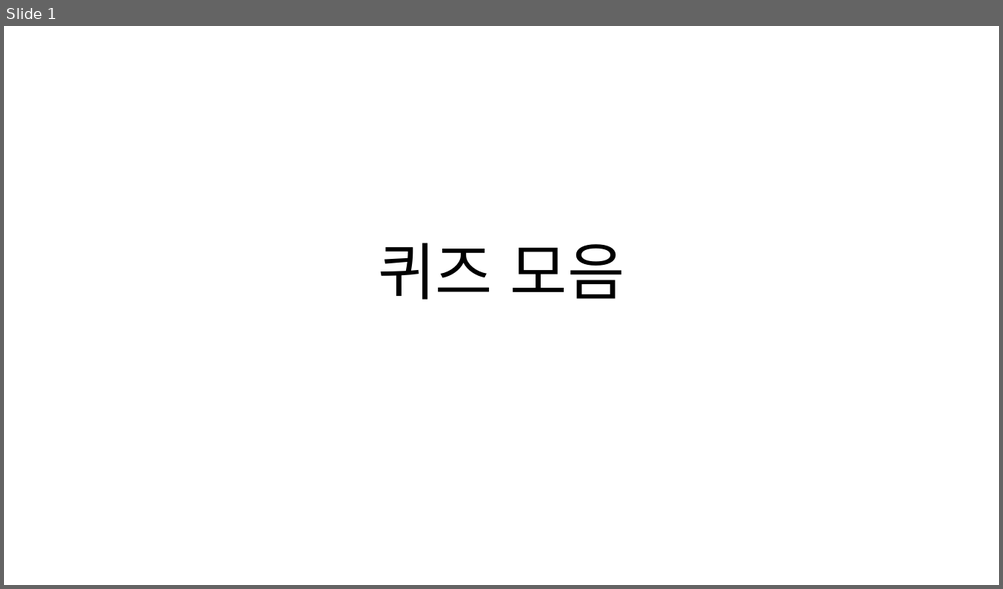
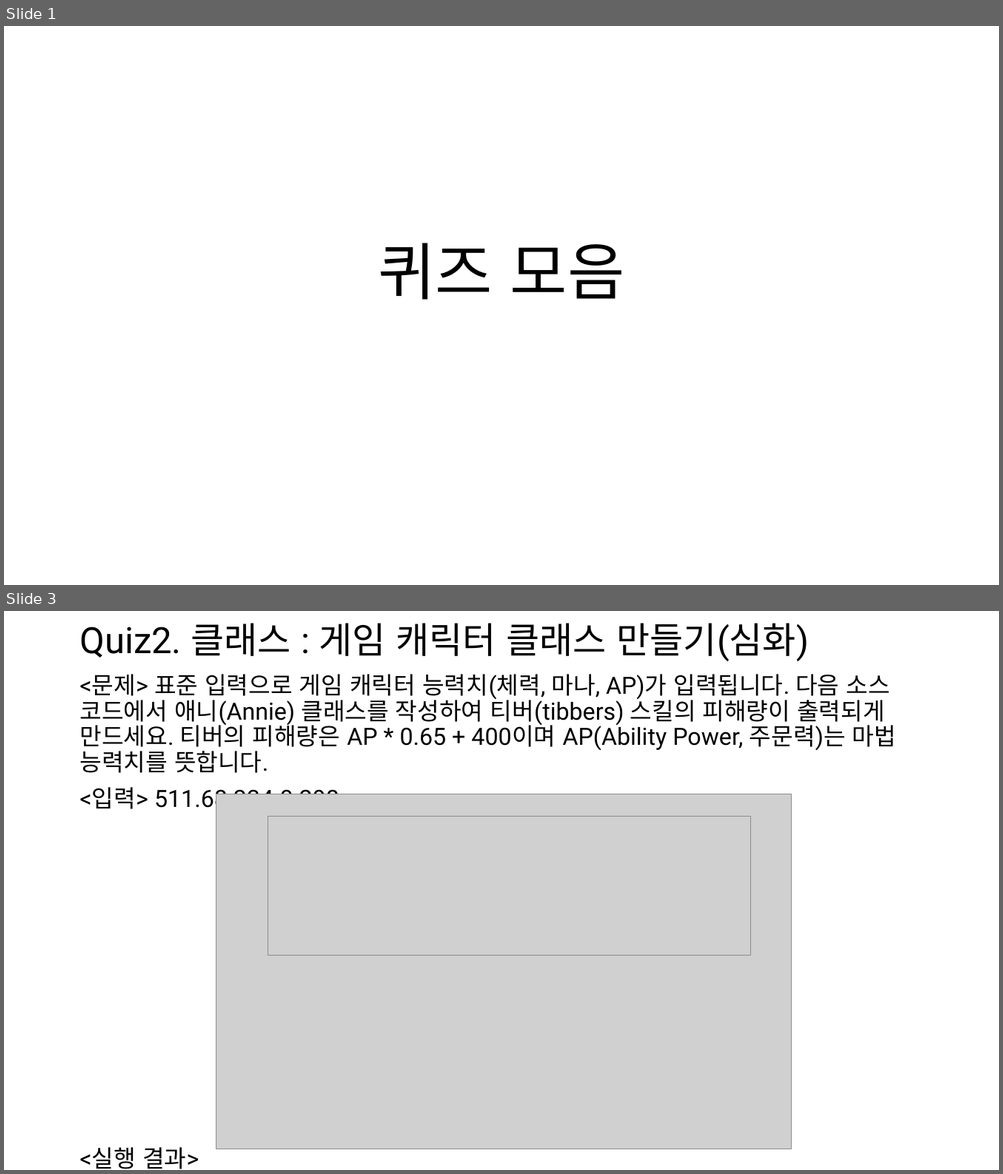
Before and after one commit to HongB1/2022-KHU-Bioinformatics-lab, a slide deck: Quiz.pptx. Shown one above the other, each under a label of ours: slide 1 before the commit, slides 1 and 3 after it; the slides between them are not shown. The pictures are 1003x589 and 1003x1174 pixels, drawn with LibreOffice and Linux fonts; fonts in the diff are those of the drawing; grey boxes stand for pictures. Boxes give left, top, right and bottom in pixels: in the first picture for what was removed or moved away, otherwise in the second. Text is boxed around its words. In the diff, an @@ line names an element or a change of style, - is before the commit and + after.

```diff
--- a/Quiz.pptx
+++ b/Quiz.pptx
@@ slide 3 added at <box>4,611,999,1170</box>, background #FFFFFF @@
@@ title added at <box>79,623,808,661</box>, 35 pt, text #000000 @@
+Quiz2. 클래스 : 게임 캐릭터 클래스 만들기(심화)
@@ text added at <box>79,674,896,1170</box>, 23 pt, text #000000 @@
+<문제> 표준 입력으로 게임 캐릭터 능력치(체력, 마나, AP)가 입력됩니다. 다음 소스 코드에서 애니(Annie) 클래스를 작성하여 티버(tibbers) 스킬의 피해량이 출력되게 만드세요. 티버의 피해량은 AP * 0.65 + 400이며 AP(Ability Power, 주문력)는 마법 능력치를 뜻합니다.
+<입력> 511.68 334.0 298
+<실행 결과>
@@ picture added at <box>216,794,791,1150</box> @@
@@ picture added at <box>267,816,750,956</box> @@
```
Also in this commit, not shown: 1 slide changed, 2 other slides added, 2 other files.
